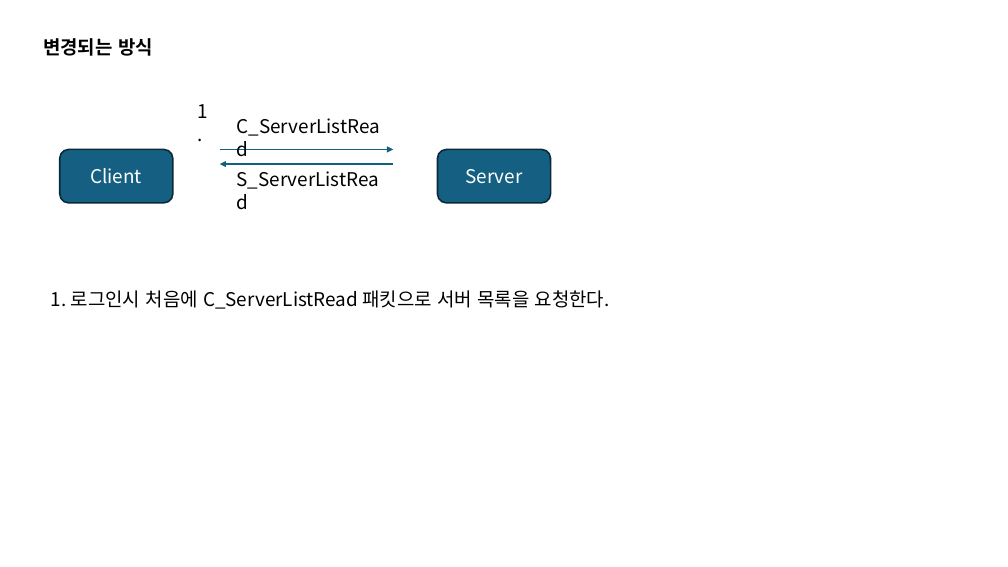
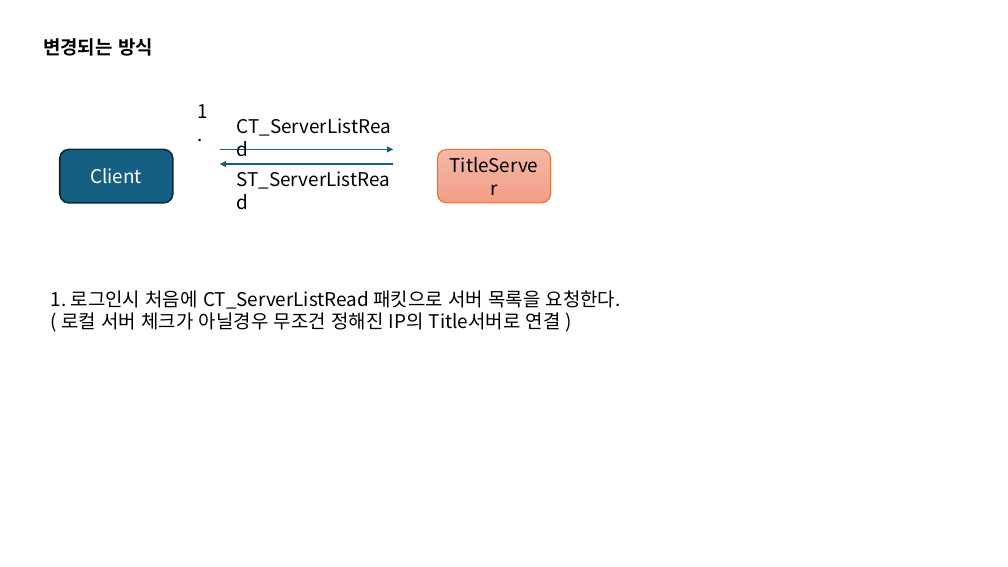
Before and after one commit to ath331/T_Survivor, a slide deck: slide 3 of Share/2. 기획 스크립트/[T] 2. 로그인 프로세스 변경.pptx. Drawn at 1008x567 pixels with LibreOffice and Linux fonts; fonts in the diff are those of the drawing. Boxes give left, top, right and bottom in pixels: in the first picture for what was removed or moved away, otherwise in the second. Text is boxed around its words. In the diff, an @@ line names an element or a change of style, - is before the commit and + after.

```diff
--- a/Share/2. 기획 스크립트/[T] 2. 로그인 프로세스 변경.pptx
+++ b/Share/2. 기획 스크립트/[T] 2. 로그인 프로세스 변경.pptx
@@ text at <box>237,118,391,136</box>: text changed @@
-C_ServerListRead
+CT_ServerListRead
@@ text at <box>203,171,390,309</box>: text changed @@
-S_ServerListRead
+ST_ServerListRead
@@ rounded rectangle "TitleServer" at <box>438,150,551,203</box>: fill #156082 to gradient #F5B8A5 to #F2AB96 to #F59E82; outline #092A39 1.5 pt to #E97132 1 pt @@
@@ text in rounded rectangle at <box>465,169,522,184</box>: text changed; text colour #FFFFFF to #000000 @@
-Server
+TitleServer
@@ text at <box>51,290,621,330</box>: text changed @@
-1. 로그인시 처음에 C_ServerListRead 패킷으로 서버 목록을 요청한다.
+1. 로그인시 처음에 CT_ServerListRead 패킷으로 서버 목록을 요청한다.
+( 로컬 서버 체크가 아닐경우 무조건 정해진 IP의 Title서버로 연결 )
```
Also in this commit, not shown: 3 other slides changed.
